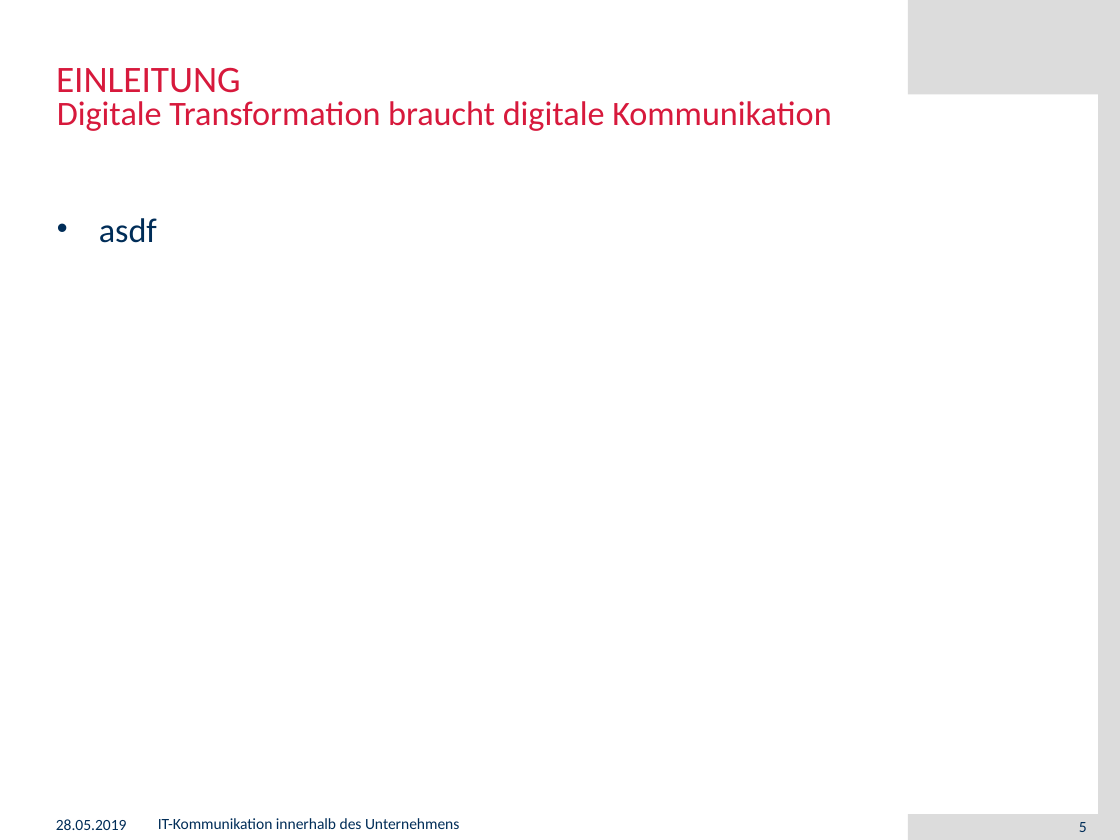
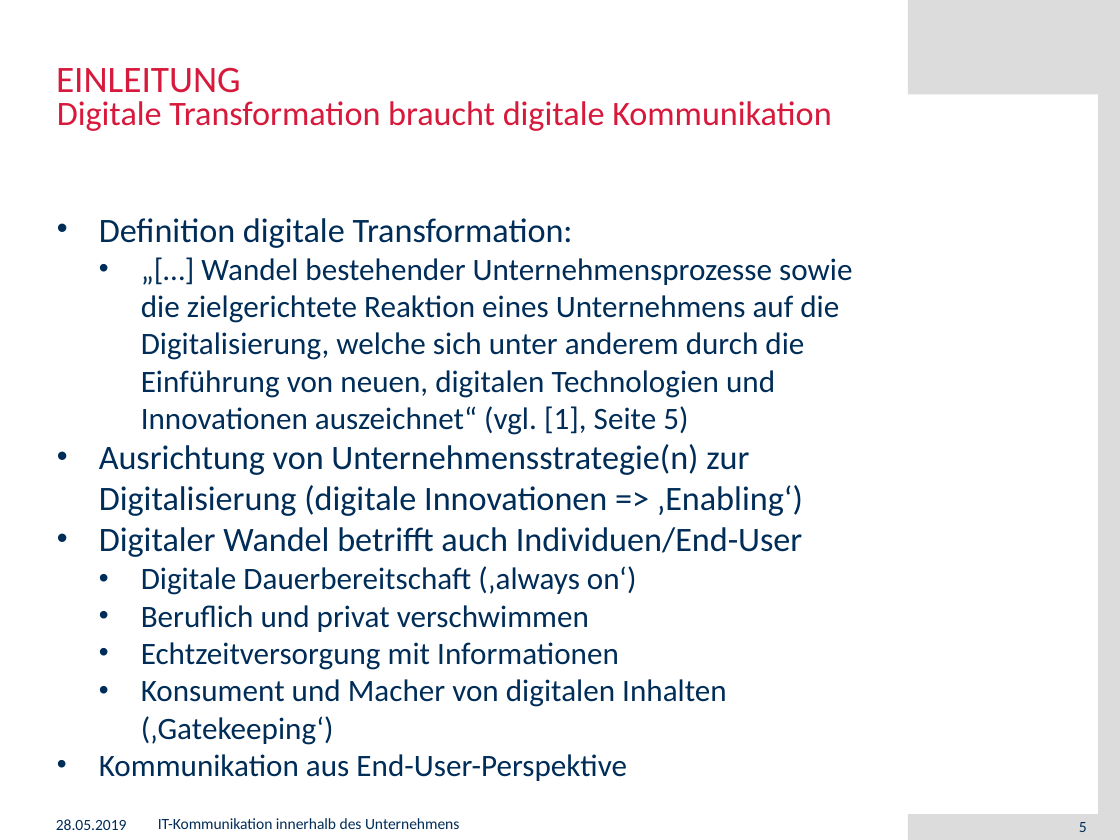
Before and after one commit to muensto/itm_vortrag_1233, a slide deck: slide 5 of 20190528.pptx. Drawn at 1120x840 pixels with LibreOffice and Linux fonts; fonts in the diff are those of the drawing; background and template pictures are left out. Boxes give left, top, right and bottom in pixels: in the first picture for what was removed or moved away, otherwise in the second. Text is boxed around its words. In the diff, an @@ line names an element or a change of style, - is before the commit and + after.

Commit message:
Einleitung

```diff
--- a/20190528.pptx
+++ b/20190528.pptx
@@ text at (x1=99, y1=218, x2=852, y2=781): text changed; size 22 to 20 pt @@
-• asdf
+• Definition digitale Transformation:
+  • „[…] Wandel bestehender Unternehmensprozesse sowie die zielgerichtete Reaktion eines Unternehmens auf die Digitalisierung, welche sich unter anderem durch die Einführung von neuen, digitalen Technologien und Innovationen auszeichnet“ (vgl. [1], Seite 5)
+• Ausrichtung von Unternehmensstrategie(n) zur Digitalisierung (digitale Innovationen => ‚Enabling‘)
+• Digitaler Wandel betrifft auch Individuen/End-User
+  • Digitale Dauerbereitschaft (‚always on‘)
+  • Beruflich und privat verschwimmen
+  • Echtzeitversorgung mit Informationen
+  • Konsument und Macher von digitalen Inhalten (‚Gatekeeping‘)
+• Kommunikation aus End-User-Perspektive
```
Also in this commit, not shown: 2 other slides changed, 8 slides added.
